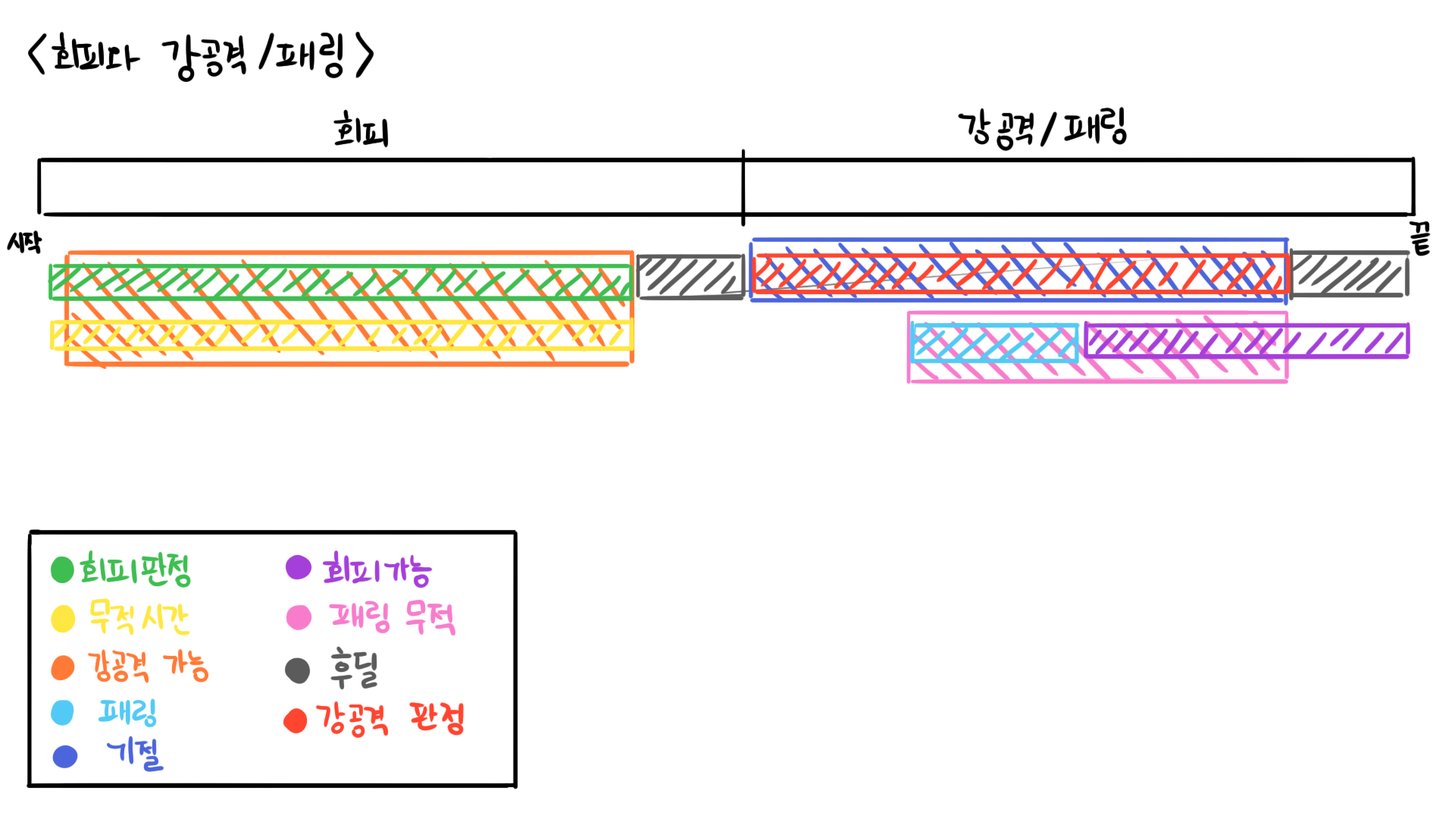
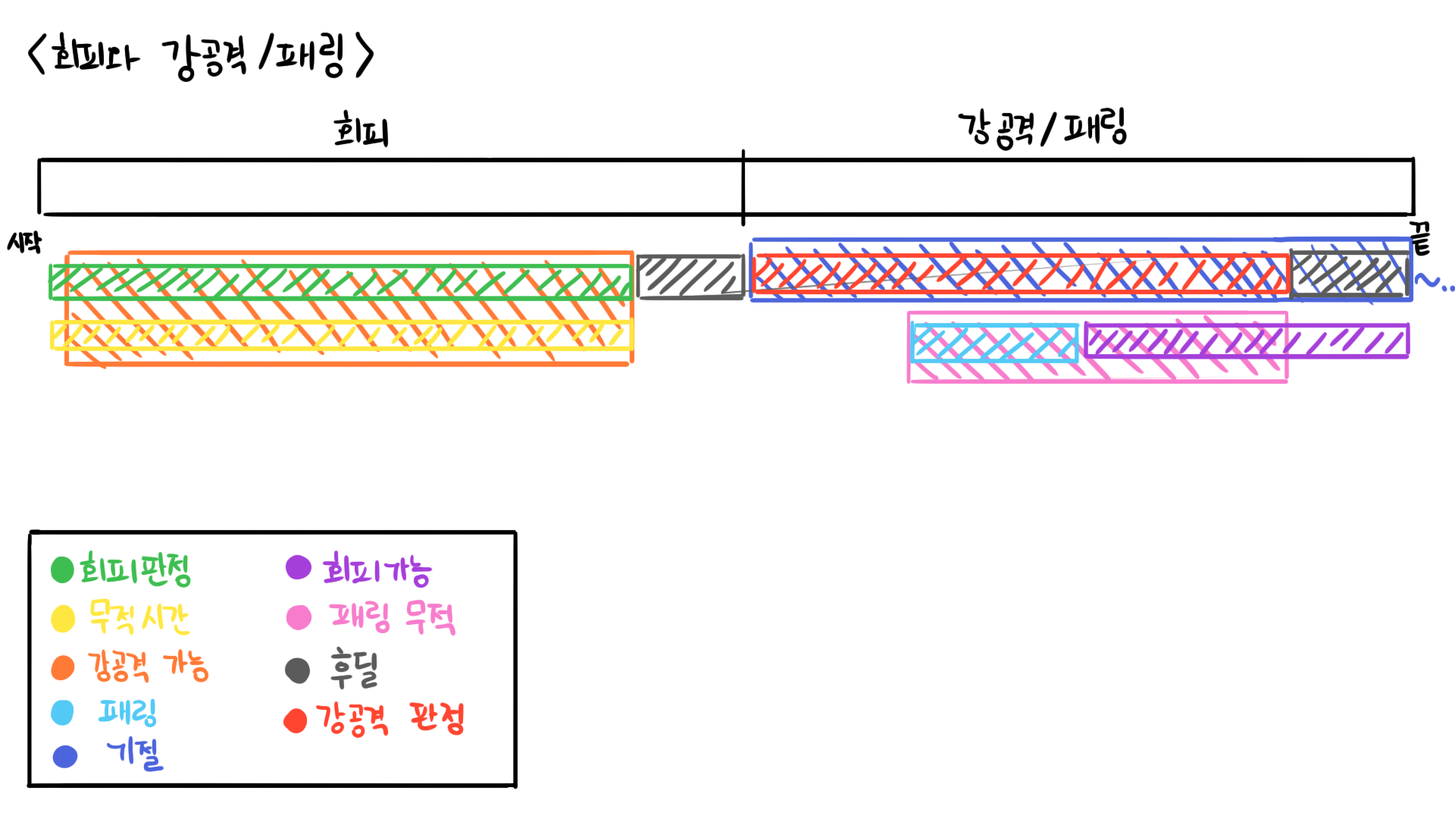
Layered file, before and after one edit (1455px x 819px). Changes by layer:
moved "후딜" above "기절", painted on it over [748, 247, 1455, 301]
painted on "기절" over [1265, 235, 1416, 307]
